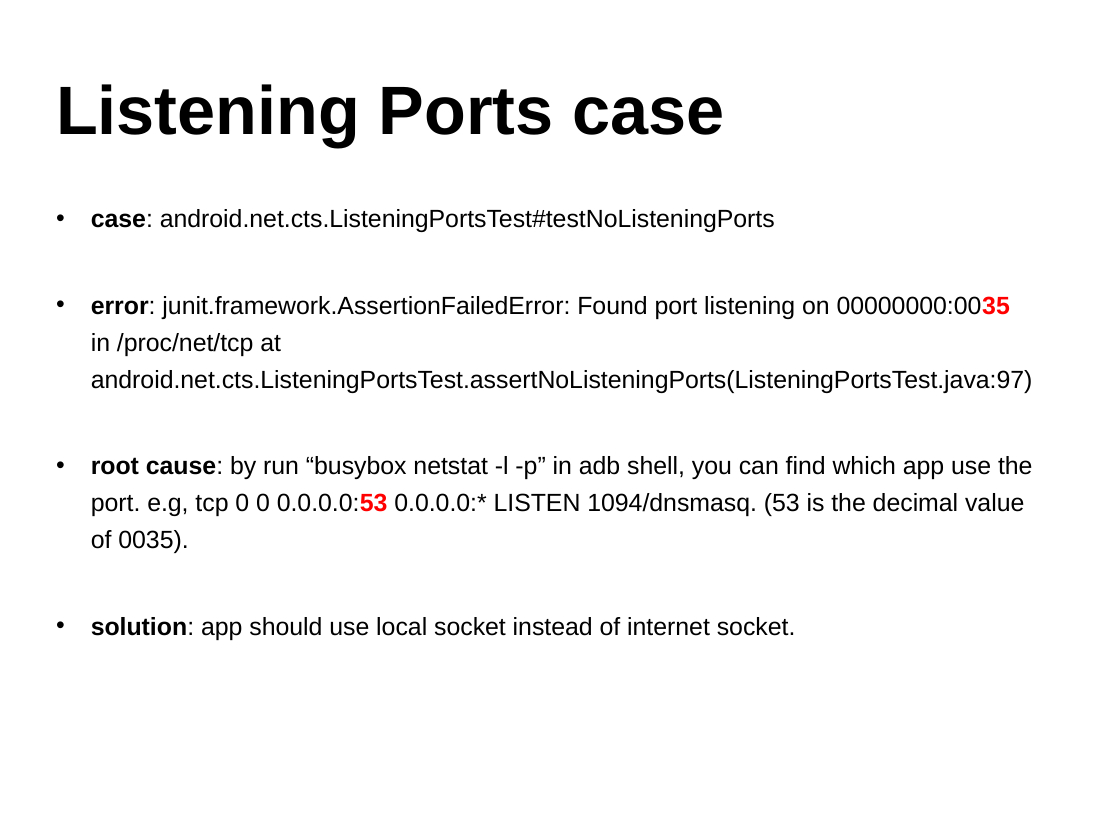
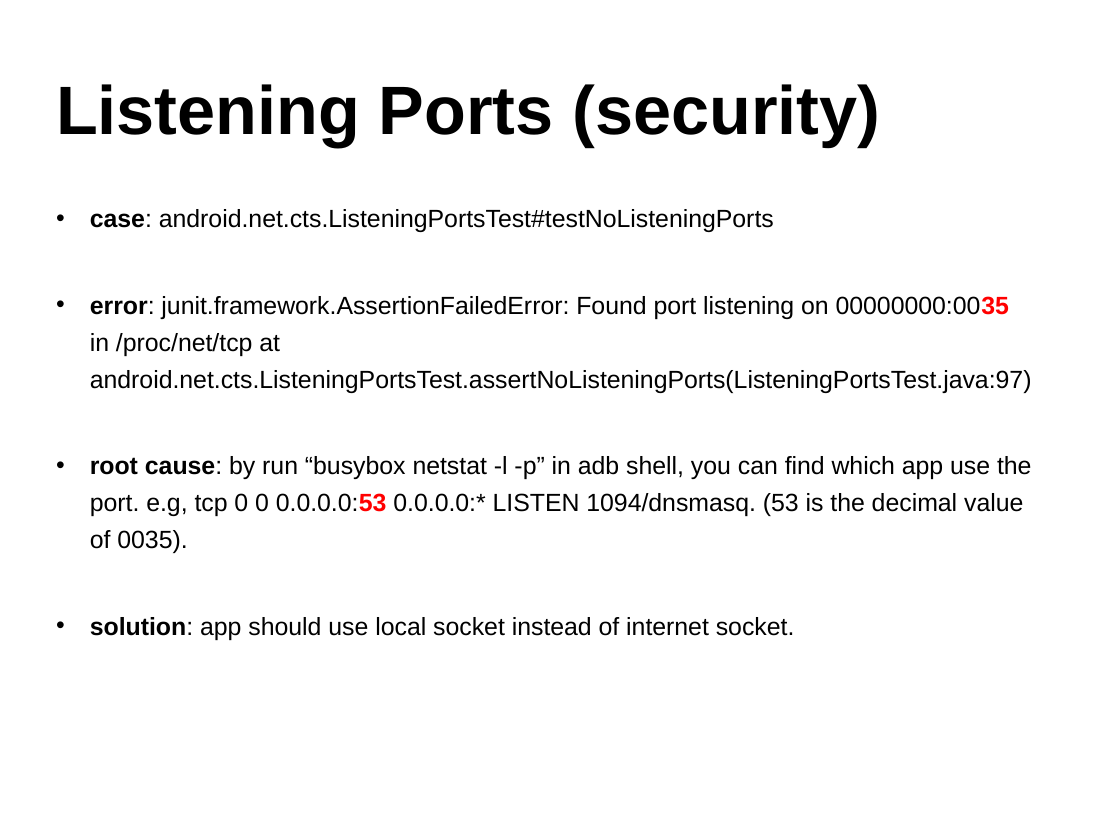
Before and after one commit to widerules/system-information, a slide deck: slide 34 of cts/CTS-training.ppt (slide 33 before the commit). Drawn at 1120x840 pixels with LibreOffice and Linux fonts; fonts in the diff are those of the drawing; background and template pictures are left out. Boxes give left, top, right and bottom in pixels: in the first picture for what was removed or moved away, otherwise in the second. Text is boxed around its words. In the diff, an @@ line names an element or a change of style, - is before the commit and + after.

Commit message:
jingtao: add some case

```diff
--- a/cts/CTS-training.ppt
+++ b/cts/CTS-training.ppt
@@ text at box(56, 84, 880, 146): text changed @@
-Listening Ports case
+Listening Ports (security)
```
Also in this commit, not shown: 30 other slides changed, 3 slides added, 1 other file.
